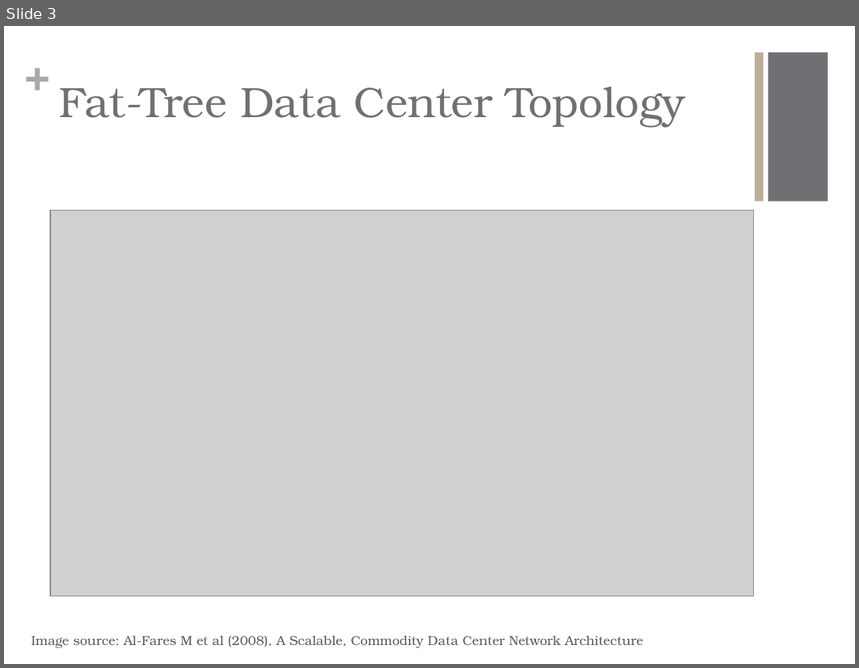
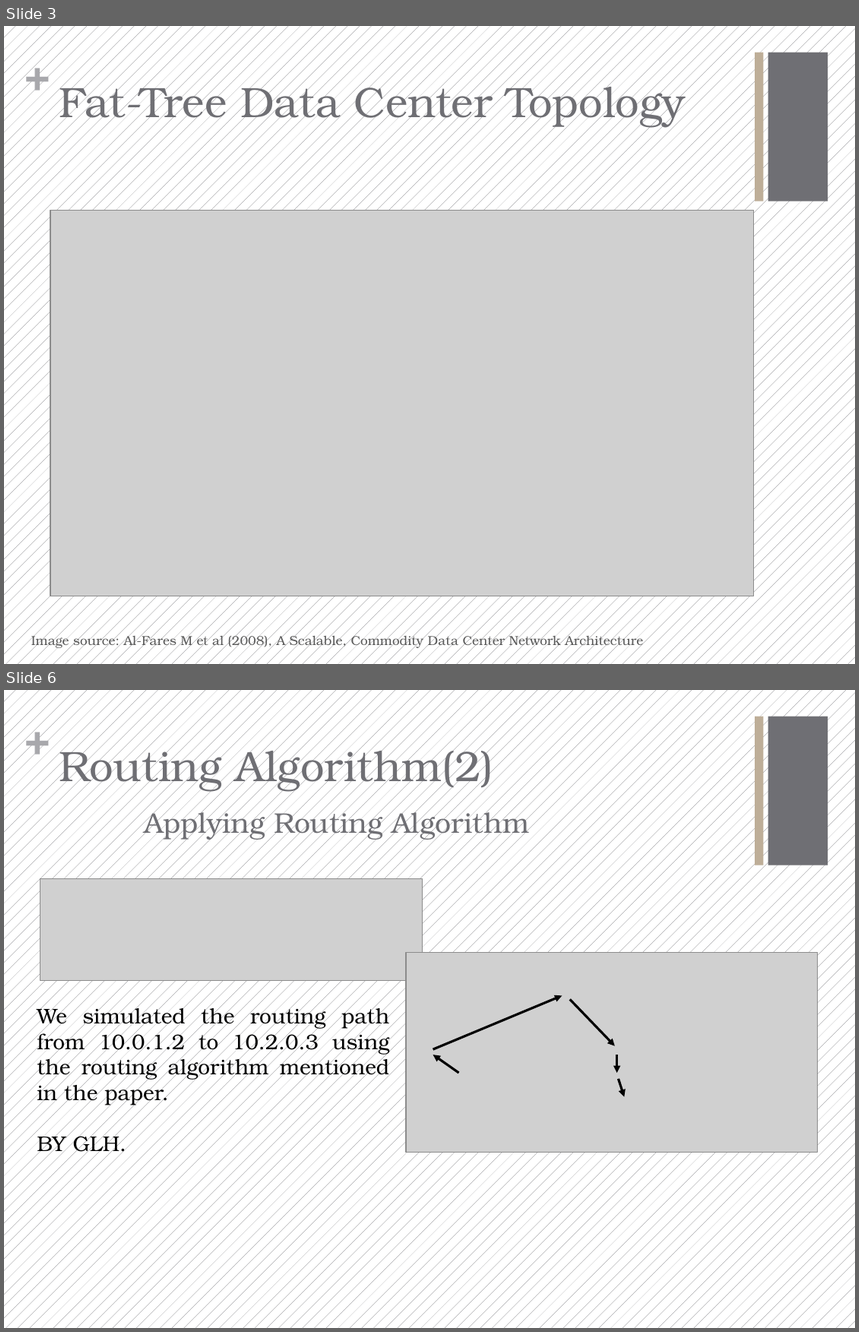
Before and after one commit to Fu-Yilei/Scalable-data-center-simulation, a slide deck: Presentation/presentation.pptx. Shown one above the other, each under a label of ours: slide 3 before the commit, slides 3 and 6 after it; the slides between them are not shown. The pictures are 859x668 and 859x1332 pixels, drawn with LibreOffice and Linux fonts; fonts in the diff are those of the drawing; grey boxes stand for pictures. Boxes give left, top, right and bottom in pixels: in the first picture for what was removed or moved away, otherwise in the second. Text is boxed around its words. In the diff, an @@ line names an element or a change of style, - is before the commit and + after.

```diff
--- a/Presentation/presentation.pptx
+++ b/Presentation/presentation.pptx
@@ slide 6 added at [4, 690, 855, 1328], background pattern #6F6F74 on #FFFFFF; not listed: 3 template elements that a slide beside it also shows @@
@@ title added at [59, 742, 529, 840], 24 pt, text #6F6F74 @@
+Routing Algorithm(2)
+Applying Routing Algorithm
@@ picture added at [40, 879, 423, 980] @@
@@ text added at [37, 1004, 390, 1157], 18 pt, text #000000 @@
+We simulated the routing path from 10.0.1.2 to 10.2.0.3 using the routing algorithm mentioned in the paper.
+BY GLH.
@@ group added at [406, 952, 818, 1152]: 5 arrows, 1 picture @@
@@ slide 3 changed as well @@
@@ background #FFFFFF to pattern #6F6F74 on #FFFFFF @@
```
Also in this commit, not shown: 2 other slides changed, 3 other slides added, 5 other files.
